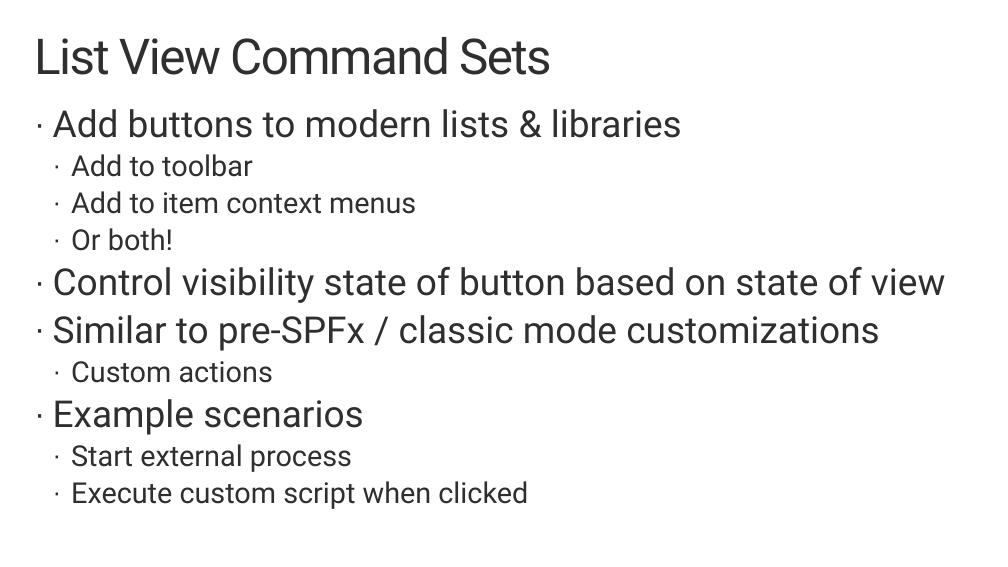
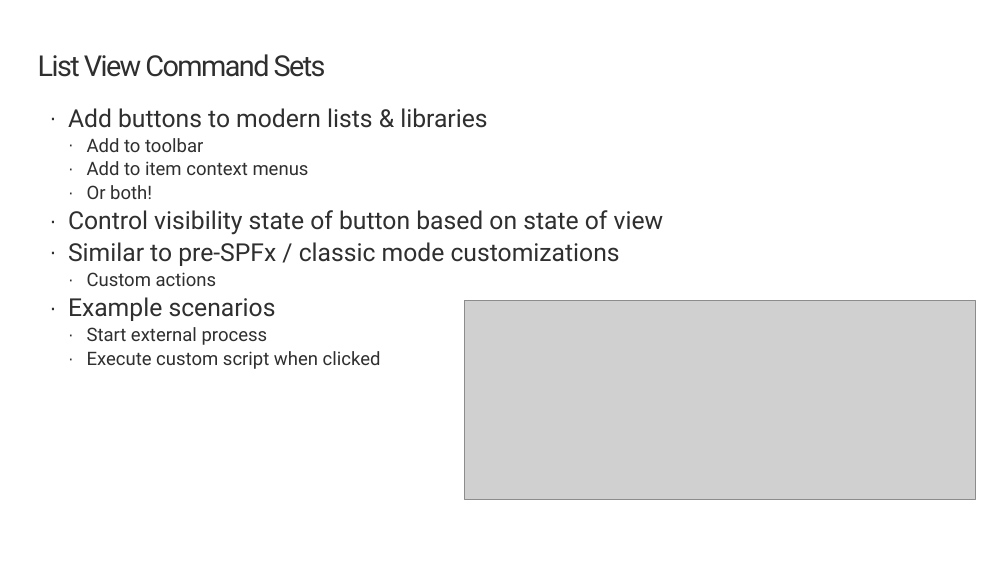
Before and after one commit to SharePoint/sp-dev-training-spfx-extensions, a slide deck: slide 3 of 03 commandset.pptx. Drawn at 1008x567 pixels with LibreOffice and Linux fonts; fonts in the diff are those of the drawing; grey boxes stand for pictures; background and template pictures are left out. Boxes give left, top, right and bottom in pixels: in the first picture for what was removed or moved away, otherwise in the second. Text is boxed around its words. In the diff, an @@ line names an element or a change of style, - is before the commit and + after.

```diff
--- a/03 commandset.pptx
+++ b/03 commandset.pptx
@@ title "List View Command Sets": place and size @@
-title "List View Command Sets" at (34, 37, 552, 75)
+title "List View Command Sets" at (38, 54, 326, 77)
@@ title "List View Command Sets" at (38, 54, 326, 77): size 48 to 28 pt @@
@@ text "Add buttons to modern lists ...": place and size @@
-text "Add buttons to modern lists ..." at (53, 109, 945, 509)
+text "Add buttons to modern lists ..." at (68, 108, 664, 369)
@@ text "Add buttons to modern lists ..." at (68, 108, 664, 369): size 36 to 24 pt in "Add buttons to modern lists & libraries", "Control visibility state of button based on ...", "Similar to pre-SPFx / classic mode customizations", "Example scenarios"; size 28 to 18 pt in "Add to toolbar", "Add to item context menus", "Or both!", "Custom actions" and 2 more places; less space between paragraphs @@
@@ picture added at (465, 300, 976, 499) @@
```
Also in this commit, not shown: 7 other slides changed, 2 other files.
